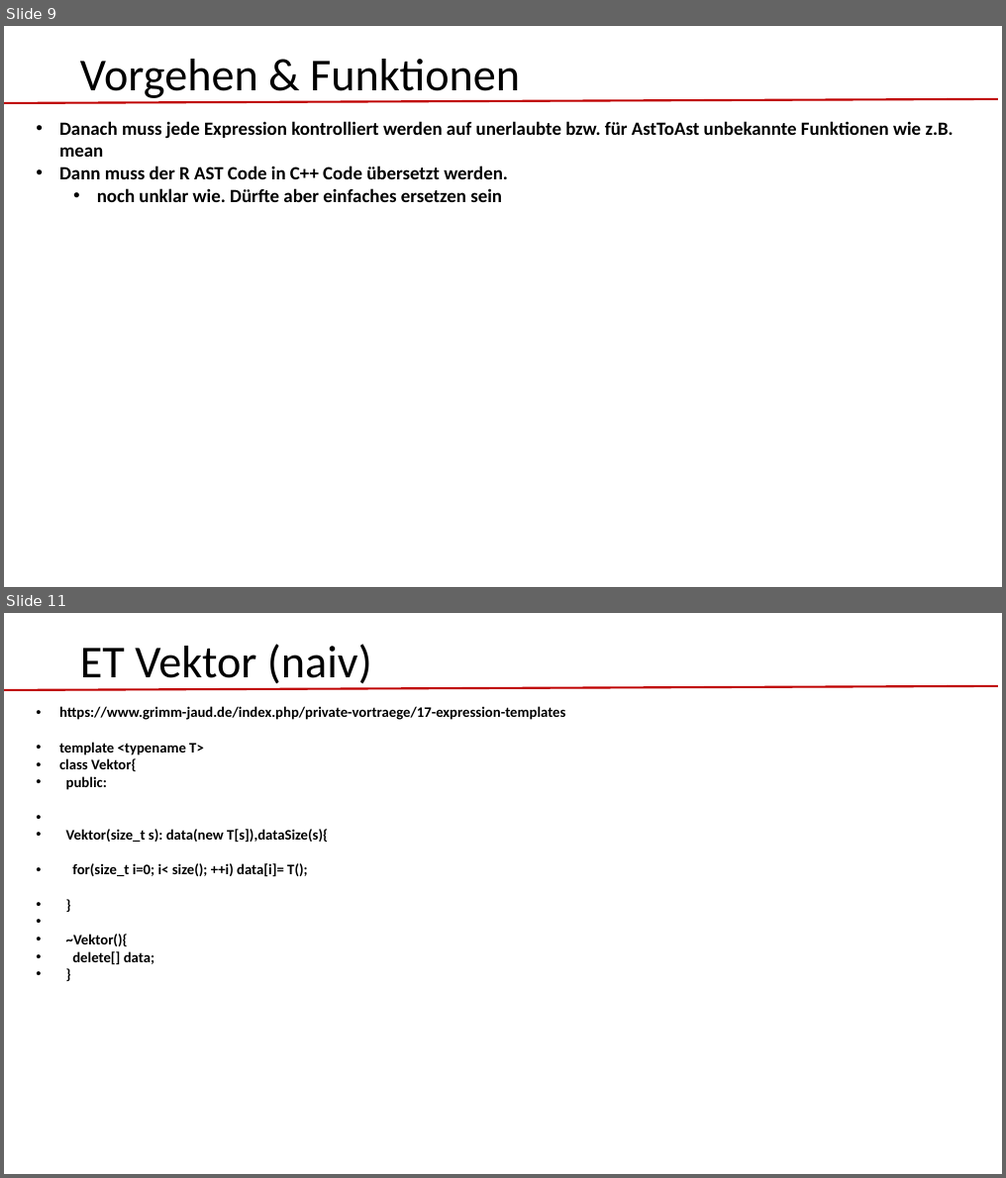
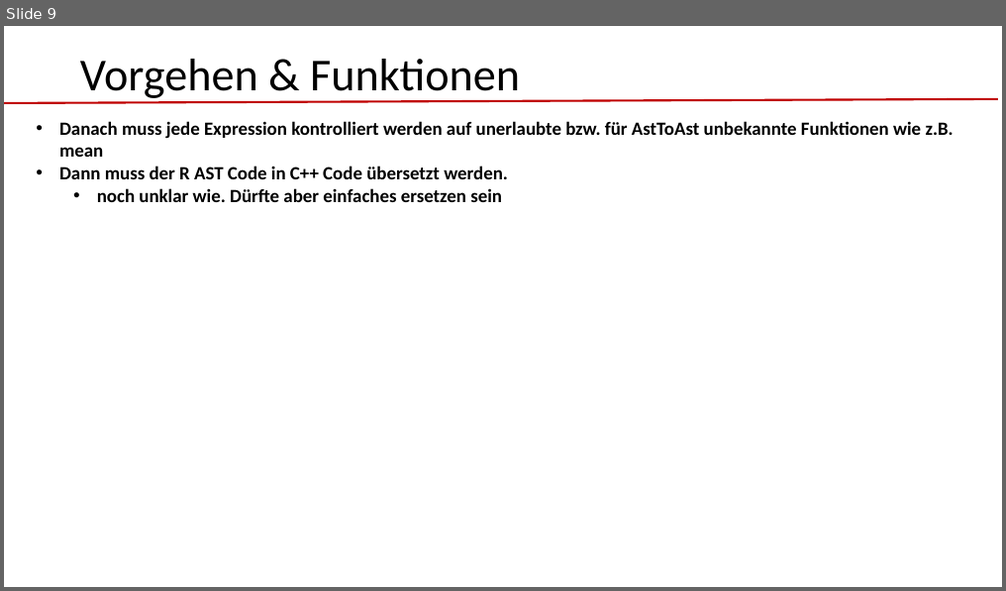
Before and after one commit to Konrad1991/ast2ast, a slide deck: vorgehen.pptx. Shown one above the other, each under a label of ours: slides 9 and 11 before the commit, slide 9 after it; the slides between them are not shown. The pictures are 1006x1178 and 1006x591 pixels, drawn with LibreOffice and Linux fonts; fonts in the diff are those of the drawing. Boxes give left, top, right and bottom in pixels: in the first picture for what was removed or moved away, otherwise in the second. Text is boxed around its words. In the diff, an @@ line names an element or a change of style, - is before the commit and + after.

```diff
--- a/vorgehen.pptx
+++ b/vorgehen.pptx
@@ slide 11 removed at [4,613,1002,1174], background #FFFFFF @@
@@ title removed at [80,644,372,689] @@
-ET Vektor (naiv)
@@ line removed from (4, 690) to (998, 686) @@
@@ text removed at [59,706,565,965] @@
-• https://www.grimm-jaud.de/index.php/private-vortraege/17-expression-templates
-• template <typename T>
-• class Vektor{
-• public:
-• Vektor(size_t s): data(new T[s]),dataSize(s){
-• for(size_t i=0; i< size(); ++i) data[i]= T();
-• }
-• ~Vektor(){
-• delete[] data;
-• }
```
Also in this commit, not shown: 1 slide added, 12 other slides removed, 24 other files.
